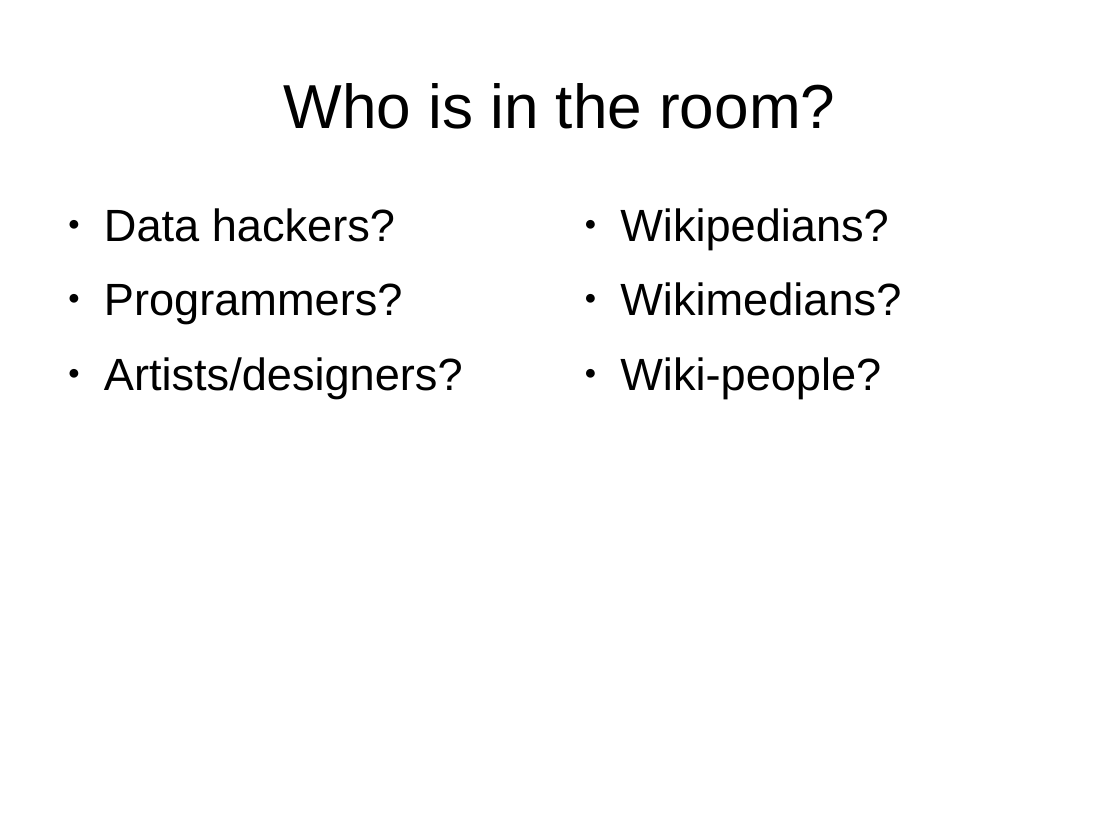
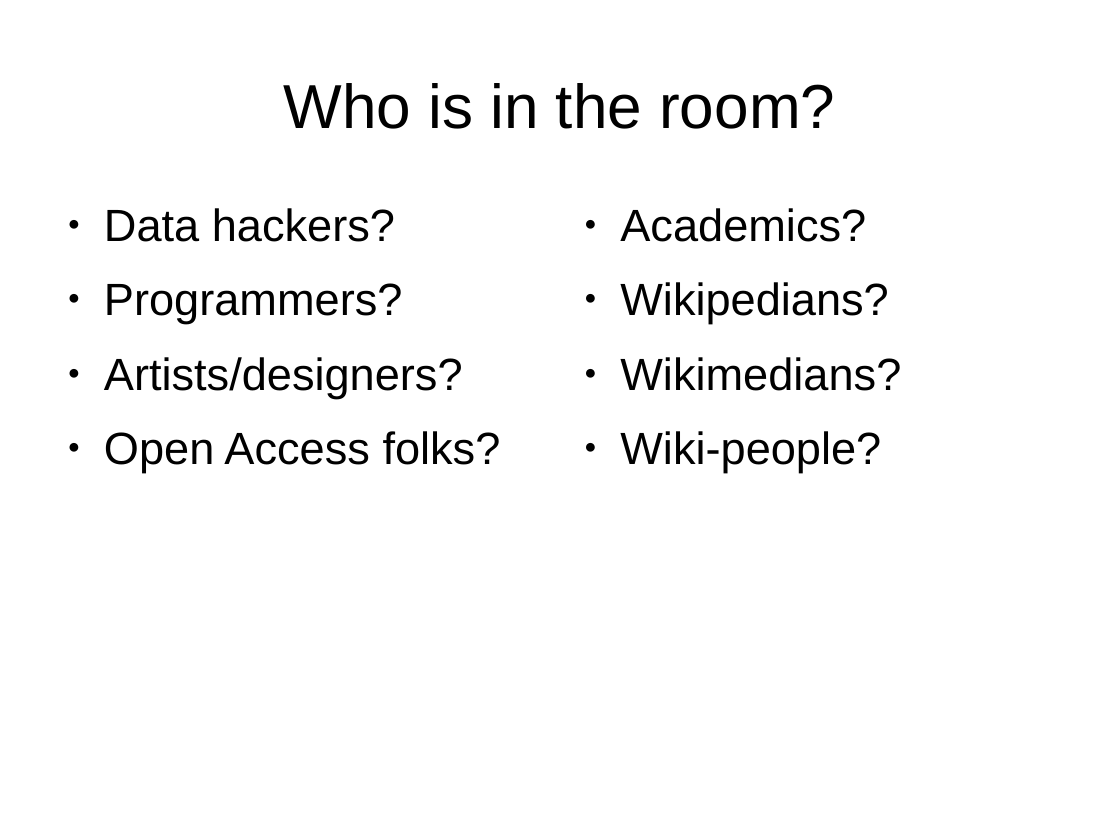
Before and after one commit to wpoa/OA-signalling, a slide deck: slide 2 of csvconf/csvconf_data-hacking_with_wikimedia_projects.odp. Drawn at 1120x840 pixels with LibreOffice and Linux fonts; fonts in the diff are those of the drawing. Boxes give left, top, right and bottom in pixels: in the first picture for what was removed or moved away, otherwise in the second. Text is boxed around its words. In the diff, an @@ line names an element or a change of style, - is before the commit and + after.

```diff
--- a/csvconf/csvconf_data-hacking_with_wikimedia_projects.odp
+++ b/csvconf/csvconf_data-hacking_with_wikimedia_projects.odp
@@ text at box(620, 208, 866, 242): paragraph added @@
+● Academics?
@@ text at box(104, 431, 501, 472): paragraph added @@
+● Open Access folks?
```
Also in this commit, not shown: 5 other slides changed, 3 slides added, 9 slides removed.
